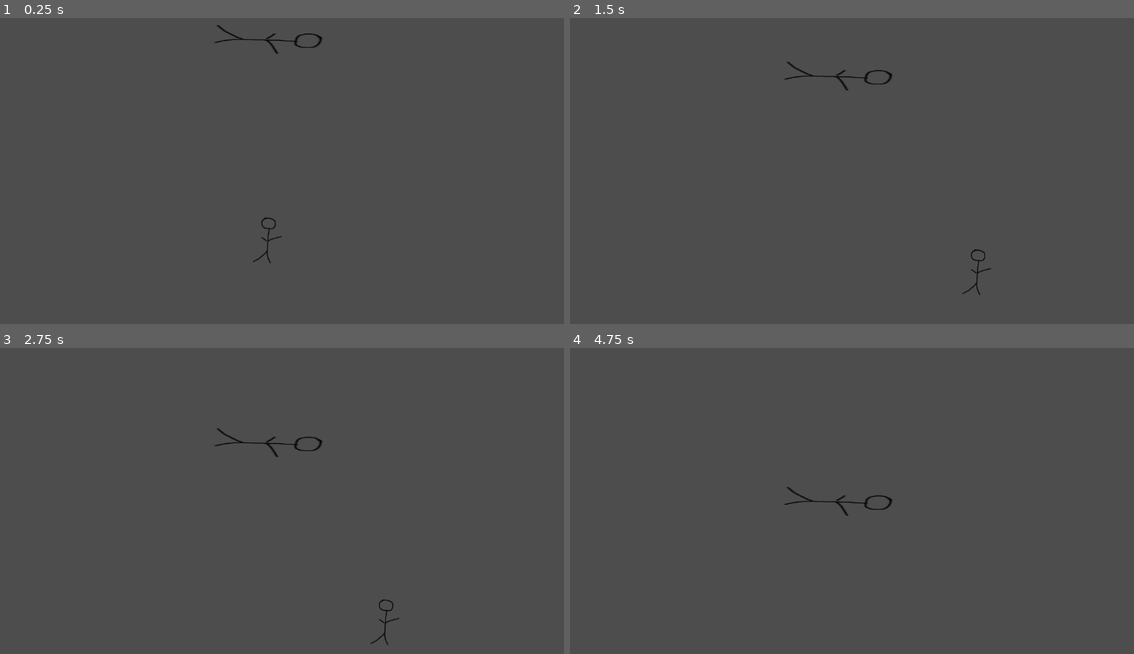
Above: before the commit, frames 1-4 (two rows, left to right).
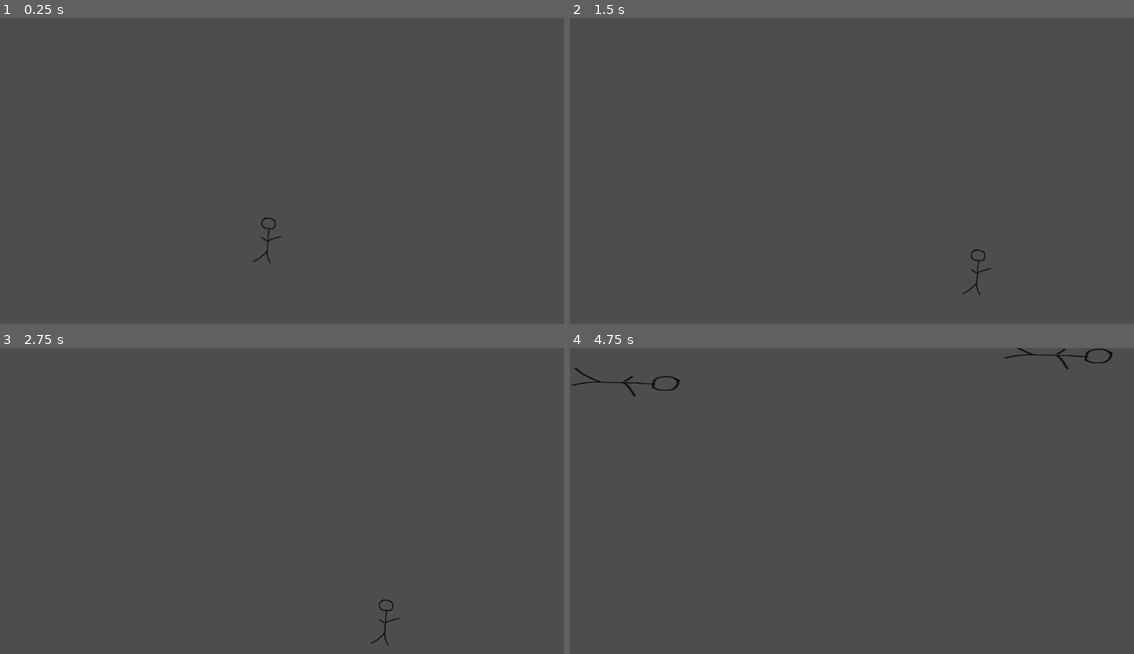
Above: after the commit, the same moments.

Repository: alfredmakes/LD54-Limited-Space
Game: Godot game, scene res://scenes/main.tscn
Two runs of this game, one before a commit and one after it. Both use one fixed random seed, a clock stepped at 60 frames per second and the inputs below.
Inputs:
- Up to frame 1 (0.25 s): no input
- Up to frame 2 (1.5 s): tap Enter (ui_accept) at 0.5, 0.77 s; hold Right (ui_right) from 0.53 s (still down)
- Up to frame 3 (2.75 s): tap Enter (ui_accept) at 1.52 s; release Right (ui_right) at 2.03 s; hold Left (ui_left) from 2.03 s (still down)
- Up to frame 4 (4.75 s): release Left (ui_left) at 2.78 s; hold Right (ui_right) 2.78-4.28 s; tap Enter (ui_accept) at 3.02, 3.77, 4.52 s; hold Left (ui_left) from 4.28 s (still down)

The runs differ from the first frame. In frame 1, 0.2% of the frame differs, in the area x 37-58%, y 2-12%; in frame 2, 0.2%; in frame 3, 0.2%; in frame 4, 0.5%, in the area x 0-97%, y 0-55%.

Commit message:
Blocks are spawned

Diff:
--- /dev/null
+++ b/scenes/main.gd
@@ -0,0 +1,24 @@
+extends Node2D
+# Spawns blocks and enemies etc
+
+@export var block_scene: PackedScene
+
+@export var spawn_locations: Array[Vector2]
+
+@onready var block_spawn_timer: Timer = $BlockSpawnTimer
+
+
+
+func _process(delta: float) -> void:
+	pass
+
+
+func spawn_block(spawn_point: Vector2) -> void:
+	var block_instance = block_scene.instantiate() as AnimatableBody2D
+
+	add_child(block_instance)
+	block_instance.position = spawn_point
+
+
+func _on_block_spawn_timer_timeout() -> void:
+	spawn_block(spawn_locations.pick_random())
--- a/scenes/main.tscn
+++ b/scenes/main.tscn
@@ -1,18 +1,23 @@
-[gd_scene load_steps=4 format=3 uid="uid://ctvnjs3rdwk4e"]
+[gd_scene load_steps=5 format=3 uid="uid://ctvnjs3rdwk4e"]
 
 [ext_resource type="PackedScene" uid="uid://b2s17wdt5ht62" path="res://scenes/player/Player.tscn" id="1_af37u"]
+[ext_resource type="Script" path="res://scenes/main.gd" id="1_i6gor"]
 [ext_resource type="PackedScene" uid="uid://b74cnciidhwos" path="res://scenes/obstacles/Block.tscn" id="2_lykuy"]
 
 [sub_resource type="RectangleShape2D" id="RectangleShape2D_u2yqn"]
 size = Vector2(1180, 20)
 
 [node name="Main" type="Node2D"]
+script = ExtResource("1_i6gor")
+block_scene = ExtResource("2_lykuy")
+spawn_locations = Array[Vector2]([Vector2(0, -64), Vector2(221, -64), Vector2(442, -64), Vector2(663, -64), Vector2(884, 0), Vector2(1105, 0)])
+
+[node name="BlockSpawnTimer" type="Timer" parent="."]
+wait_time = 2.0
+autostart = true
 
 [node name="Player" parent="." instance=ExtResource("1_af37u")]
 position = Vector2(544, 425)
-
-[node name="Block" parent="." instance=ExtResource("2_lykuy")]
-position = Vector2(545, 27)
 
 [node name="Floor" type="StaticBody2D" parent="."]
 position = Vector2(547, 618)
@@ -20,3 +25,5 @@
 [node name="CollisionShape2D" type="CollisionShape2D" parent="Floor"]
 position = Vector2(24, 0)
 shape = SubResource("RectangleShape2D_u2yqn")
+
+[connection signal="timeout" from="BlockSpawnTimer" to="." method="_on_block_spawn_timer_timeout"]
--- a/scenes/obstacles/Block.tscn
+++ b/scenes/obstacles/Block.tscn
@@ -3,18 +3,21 @@
 [ext_resource type="Texture2D" uid="uid://nm6og27mweov" path="res://assets/sprites/test.png" id="1_a4l7p"]
 [ext_resource type="Script" path="res://scenes/obstacles/block.gd" id="1_eiiv0"]
 
-[sub_resource type="RectangleShape2D" id="RectangleShape2D_q0lpq"]
-size = Vector2(221, 44)
+[sub_resource type="CapsuleShape2D" id="CapsuleShape2D_lbnum"]
+radius = 26.5
+height = 221.92
 
 [node name="Block" type="AnimatableBody2D"]
 sync_to_physics = false
 script = ExtResource("1_eiiv0")
 
 [node name="CollisionShape2D" type="CollisionShape2D" parent="."]
-shape = SubResource("RectangleShape2D_q0lpq")
+position = Vector2(111.04, -27.5)
+rotation = -1.5708
+shape = SubResource("CapsuleShape2D_lbnum")
 
 [node name="Sprite2D" type="Sprite2D" parent="."]
-position = Vector2(25, -2)
+position = Vector2(136.04, -34)
 rotation = 1.5708
 scale = Vector2(1, 2.36)
 texture = ExtResource("1_a4l7p")
--- a/scenes/obstacles/block.gd
+++ b/scenes/obstacles/block.gd
@@ -5,3 +5,7 @@
 
 func _physics_process(delta: float) -> void:
 	move_and_collide(Vector2(0,fall_speed))
+
+
+func _on_hitbox_body_entered(body: Node2D) -> void:
+	print(body)
